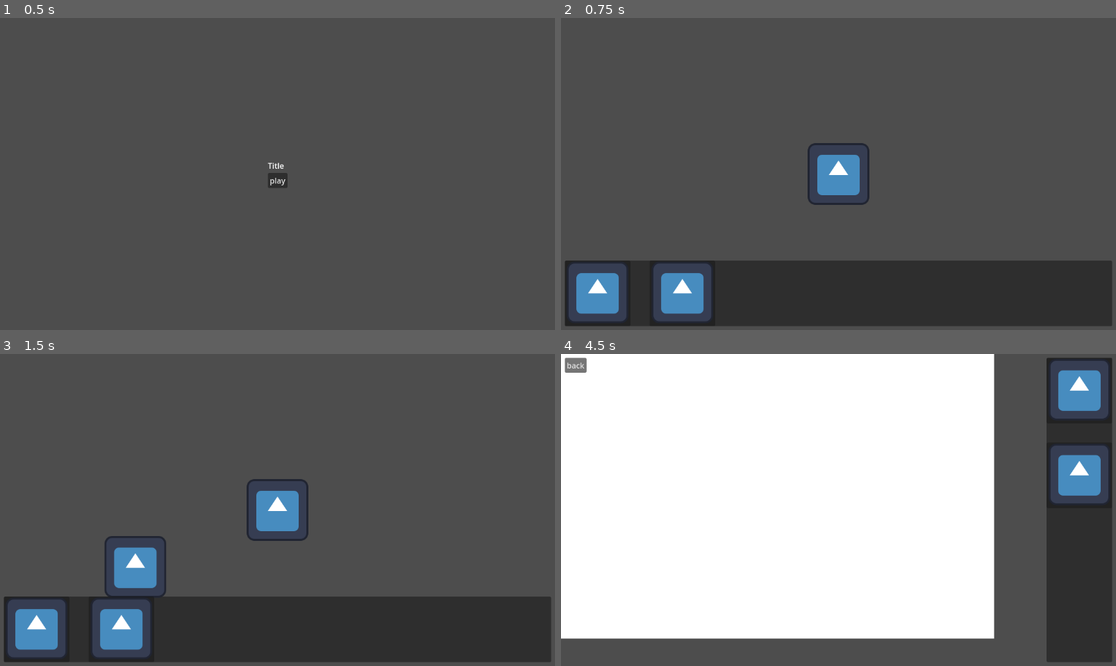
Above: before the commit, frames 1-4 (two rows, left to right).
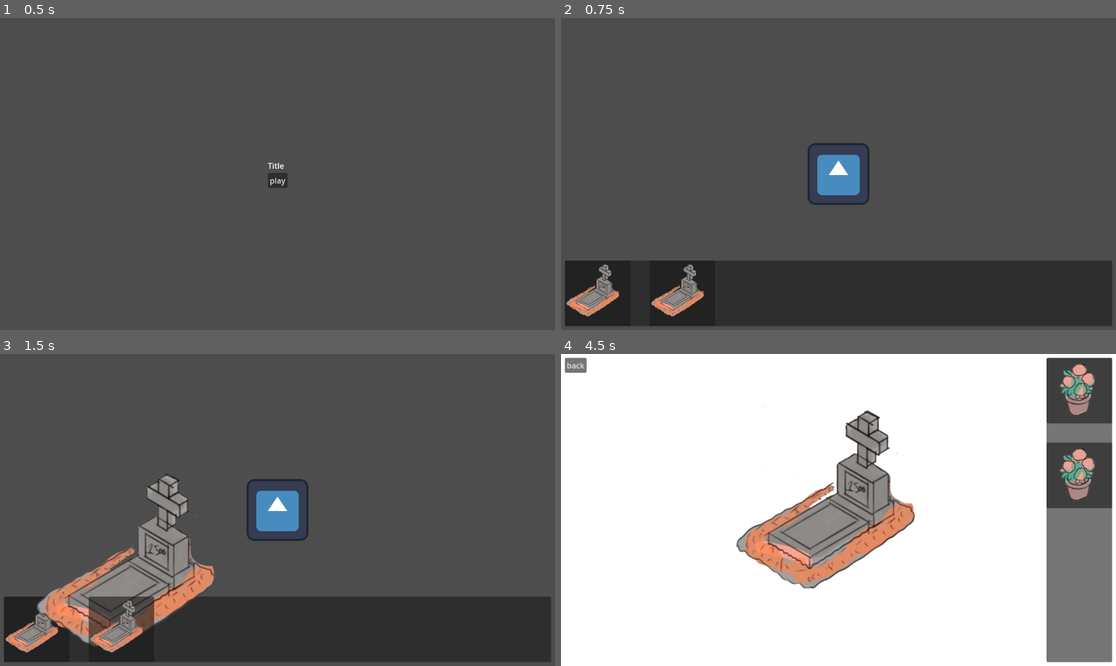
Above: after the commit, the same moments.

Repository: M0G1WARA/game-jam-2025
Game: Godot game, scene res://Scenes/MainMenu/main_menu.tscn
The game is run twice, just before and just after one commit, with the same random seed, the same clock (stepped at 60 frames per second) and the same inputs. The engine's default icon, where the game draws it, is replaced by a stand-in: a white triangle on a blue panel in a dark square.
Inputs (mouse positions are in pixels of both pictures, inside the frame that each line leads up to):
- Up to frame 1 (0.5 s): no input
- Up to frame 2 (0.75 s): click "play" at 0.5 s
- Up to frame 3 (1.5 s): tap Enter (ui_accept) at 1.25 s; drag from (38, 628) to (333, 441) at 1.27 s
- Up to frame 4 (4.5 s): drag from (683, 628) to (882, 425) at 2.02 s; move the mouse to (894, 441) at 2.77 s; hold Right (ui_right) 2.78-3.5 s; click (894, 441) at 2.92 s; drag from (810, 572) to (738, 407) at 3.52 s; tap Enter (ui_accept) at 4.25 s; move the mouse to (1005, 556) at 4.27 s; hold Left (ui_left) from 4.28 s (still down); click (1005, 556) at 4.42 s

Frame 1 is identical in both runs. In frame 2, 3.9% of the frame differs, in the area x 1-28%, y 78-98%; in frame 3, 9.3%; in frame 4, 35%, in the area x 0-100%, y 0-100%.

Commit message:
Add images

Diff:
--- a/Scenes/Decoration/decoration.gd
+++ b/Scenes/Decoration/decoration.gd
@@ -1,4 +1,47 @@
-extends Node2D
+extends CanvasLayer
+
+var instanced_children: Dictionary = {}
+var object_scene = preload("res://Scenes/Object/object.tscn")
+var current_id: int = -1
+
+
+func _ready():
+	self.visibility_changed.connect(_on_visibility_changed)
 
 func set_data(data):
-	print("ID recibido: ", data["id"])
+	current_id = data.get("id", -1)
+	instanced_children[current_id] = instanced_children.get(current_id, [])
+
+func clear_objects():
+	for child in get_children():
+		if child.name == "ColorRect" or child.name == "Grave":
+			continue
+		child.queue_free()
+
+func save_objects():
+	if current_id == -1 or !instanced_children.has(current_id):
+		return
+	instanced_children[current_id] = []
+	for child in get_children():
+		if child.name == "ColorRect" or child.name == "Grave":
+			continue
+		instanced_children[current_id].append(child.position)
+
+func load_objects():
+	var objetos = instanced_children.get(current_id, [])
+	if objetos.is_empty() or current_id == -1:
+		return
+
+	for pos in objetos:
+		var new_object = object_scene.instantiate()
+		new_object.position = pos
+		add_child(new_object)
+
+
+func _on_visibility_changed():
+	if visible:
+		clear_objects()
+		await get_tree().process_frame
+		load_objects()
+	else:
+		save_objects()
--- a/Scenes/Decoration/decoration.tscn
+++ b/Scenes/Decoration/decoration.tscn
@@ -1,10 +1,18 @@
-[gd_scene load_steps=2 format=3 uid="uid://c0a6tiepq1tuq"]
+[gd_scene load_steps=3 format=3 uid="uid://c0a6tiepq1tuq"]
 
 [ext_resource type="Script" uid="uid://dlkmpf0uqrwqg" path="res://Scenes/Decoration/decoration.gd" id="1_4ki4x"]
+[ext_resource type="Texture2D" uid="uid://bthjlrrs7afg1" path="res://Assets/Images/grave.png" id="2_8mlsl"]
 
-[node name="Decoration" type="Node2D"]
+[node name="Decoration" type="CanvasLayer"]
 script = ExtResource("1_4ki4x")
 
 [node name="ColorRect" type="ColorRect" parent="."]
-offset_right = 1126.0
-offset_bottom = 625.0
+anchors_preset = 15
+anchor_right = 1.0
+anchor_bottom = 1.0
+grow_horizontal = 2
+grow_vertical = 2
+
+[node name="Grave" type="Sprite2D" parent="."]
+position = Vector2(569, 312)
+texture = ExtResource("2_8mlsl")
--- a/Scenes/Game/game.tscn
+++ b/Scenes/Game/game.tscn
@@ -8,12 +8,12 @@
 [node name="Game" type="Node2D"]
 script = ExtResource("1_qikps")
 
-[node name="HUD" parent="." instance=ExtResource("2_qxfds")]
+[node name="Node2D" type="Node2D" parent="."]
 
 [node name="Player" parent="." instance=ExtResource("1_mv0hc")]
 position = Vector2(596, 358)
 
-[node name="Node2D" type="Node2D" parent="."]
-
 [node name="Decoration" parent="." instance=ExtResource("4_i1e5p")]
 visible = false
+
+[node name="HUD" parent="." instance=ExtResource("2_qxfds")]
--- a/Scenes/Grave/grave.tscn
+++ b/Scenes/Grave/grave.tscn
@@ -1,7 +1,7 @@
 [gd_scene load_steps=5 format=3 uid="uid://cmubliqqowr7d"]
 
-[ext_resource type="Texture2D" uid="uid://bv3n8pewrt5kc" path="res://icon.svg" id="1_gppl4"]
 [ext_resource type="Script" uid="uid://db3t14u60j2xi" path="res://Scenes/Grave/grave.gd" id="1_hnudw"]
+[ext_resource type="Texture2D" uid="uid://bthjlrrs7afg1" path="res://Assets/Images/grave.png" id="2_hnudw"]
 
 [sub_resource type="RectangleShape2D" id="RectangleShape2D_hnudw"]
 
@@ -20,8 +20,9 @@
 scale = Vector2(20, 20)
 shape = SubResource("CircleShape2D_jjkqu")
 
-[node name="Icon" type="Sprite2D" parent="."]
-texture = ExtResource("1_gppl4")
+[node name="Grave" type="Sprite2D" parent="."]
+position = Vector2(12, -53)
+texture = ExtResource("2_hnudw")
 
 [node name="Label" type="Label" parent="."]
 visible = false
--- a/Scenes/HUD/hud.gd
+++ b/Scenes/HUD/hud.gd
@@ -1,8 +1,36 @@
 extends CanvasLayer
 
 @export var is_horizontal: bool = true
+const OBJECT_PANEL_SCENE = preload("res://Scenes/ObjectPanel/object_panel.tscn")
+
+var panel_data_h = [
+	{
+		"scene_to_instance": preload("res://Scenes/Grave/grave.tscn"),
+		"preview_texture": preload("res://Assets/Images/grave.png")
+	},
+	{
+		"scene_to_instance": preload("res://Scenes/Grave/grave.tscn"),
+		"preview_texture": preload("res://Assets/Images/grave.png")
+	},
+]
+
+var panel_data_v = [
+	{
+		"scene_to_instance": preload("res://Scenes/Object/object.tscn"),
+		"preview_texture": preload("res://Assets/Images/flor.png")
+	},
+	{
+		"scene_to_instance": preload("res://Scenes/Object/object.tscn"),
+		"preview_texture": preload("res://Assets/Images/flor.png")
+	},
+]
+
+@onready var flow_containerH = $MarginContainer/HPanel/FlowContainer
+@onready var flow_containerV = $MarginContainer/VPanel/FlowContainer
 
 func _ready():
+	create_object_panels()
+
 	if is_horizontal:
 		$MarginContainer/HPanel.show()
 	else:
@@ -23,3 +51,16 @@
 		$MarginContainer/HPanel.hide()
 		$MarginContainer/VPanel.show()
 		$MarginContainer/BackButton.show()
+
+func create_object_panels():
+	for data in panel_data_h:
+		var new_panel = OBJECT_PANEL_SCENE.instantiate()
+		new_panel.scene_to_instance = data.scene_to_instance
+		new_panel.preview_texture = data.preview_texture
+		flow_containerH.add_child(new_panel)
+
+	for data in panel_data_v:
+		var new_panel = OBJECT_PANEL_SCENE.instantiate()
+		new_panel.scene_to_instance = data.scene_to_instance
+		new_panel.preview_texture = data.preview_texture
+		flow_containerV.add_child(new_panel)
--- a/Scenes/HUD/hud.tscn
+++ b/Scenes/HUD/hud.tscn
@@ -1,7 +1,6 @@
-[gd_scene load_steps=3 format=3 uid="uid://d0v2ab5c0mnge"]
+[gd_scene load_steps=2 format=3 uid="uid://d0v2ab5c0mnge"]
 
 [ext_resource type="Script" uid="uid://b3lhgng8n7yq4" path="res://Scenes/HUD/hud.gd" id="1_5aai8"]
-[ext_resource type="PackedScene" uid="uid://dlful4wtjgk0l" path="res://Scenes/ObjectPanel/object_panel.tscn" id="1_33i1w"]
 
 [node name="HUD" type="CanvasLayer"]
 script = ExtResource("1_5aai8")
@@ -29,12 +28,6 @@
 offset_bottom = 40.0
 theme_override_constants/v_separation = 40
 
-[node name="ObjectPanel" parent="MarginContainer/VPanel/FlowContainer" instance=ExtResource("1_33i1w")]
-layout_mode = 2
-
-[node name="ObjectPanel2" parent="MarginContainer/VPanel/FlowContainer" instance=ExtResource("1_33i1w")]
-layout_mode = 2
-
 [node name="HPanel" type="Panel" parent="MarginContainer"]
 visible = false
 custom_minimum_size = Vector2(0, 136)
@@ -48,12 +41,6 @@
 theme_override_constants/h_separation = 40
 vertical = true
 
-[node name="ObjectPanel" parent="MarginContainer/HPanel/FlowContainer" instance=ExtResource("1_33i1w")]
-layout_mode = 2
-
-[node name="ObjectPanel2" parent="MarginContainer/HPanel/FlowContainer" instance=ExtResource("1_33i1w")]
-layout_mode = 2
-
 [node name="BackButton" type="Button" parent="MarginContainer"]
 visible = false
 layout_mode = 2
--- /dev/null
+++ b/Scenes/Object/object.gd
@@ -0,0 +1,18 @@
+extends StaticBody2D
+
+@onready var object_image = $TextureRect as TextureRect
+
+@export var available_textures: Array[Texture2D] = []
+
+func _ready():
+	assign_image_by_id(0)
+
+	object_image.custom_minimum_size = Vector2(128, 128)
+	object_image.expand_mode = TextureRect.EXPAND_IGNORE_SIZE
+	object_image.stretch_mode = TextureRect.STRETCH_KEEP_ASPECT_CENTERED
+
+func assign_image_by_id(texture_id: int):
+	if texture_id >= 0 and texture_id < available_textures.size():
+		object_image.texture = available_textures[texture_id]
+	else:
+		print("Error: ID de textura '", texture_id, "' fuera de rango.")
--- /dev/null
+++ b/Scenes/Object/object.tscn
@@ -0,0 +1,20 @@
+[gd_scene load_steps=4 format=3 uid="uid://bq7qhmqsk3qfp"]
+
+[ext_resource type="Script" uid="uid://012nsn78lnrf" path="res://Scenes/Object/object.gd" id="1_ocmyd"]
+[ext_resource type="Texture2D" uid="uid://d1qq0l3c77li" path="res://Assets/Images/flor.png" id="2_7isqc"]
+
+[sub_resource type="RectangleShape2D" id="RectangleShape2D_6oa7m"]
+
+[node name="Object" type="StaticBody2D"]
+script = ExtResource("1_ocmyd")
+available_textures = Array[Texture2D]([ExtResource("2_7isqc")])
+
+[node name="CollisionShape2D" type="CollisionShape2D" parent="."]
+shape = SubResource("RectangleShape2D_6oa7m")
+disabled = true
+
+[node name="TextureRect" type="TextureRect" parent="."]
+offset_left = -20.0
+offset_top = -20.0
+offset_right = 20.0
+offset_bottom = 20.0
--- a/Scenes/ObjectPanel/object_panel.gd
+++ b/Scenes/ObjectPanel/object_panel.gd
@@ -3,10 +3,21 @@
 @export var scene_to_instance: PackedScene
 @export var preview_texture: Texture2D
 
+@onready var preview_image = $TextureRect as TextureRect
+
 var is_dragging := false
 var preview: Sprite2D
 
 func _ready():
+	if preview_texture != null:
+		preview_image.texture = preview_texture
+		preview_image.custom_minimum_size = Vector2(128, 128)
+		preview_image.expand_mode = TextureRect.EXPAND_IGNORE_SIZE
+		preview_image.stretch_mode = TextureRect.STRETCH_KEEP_ASPECT_CENTERED
+	else:
+		$Icon.show()
+		$TextureRect.hide()
+
 	preview = Sprite2D.new()
 	preview.texture = preview_texture
 	preview.visible = false
@@ -24,8 +35,10 @@
 					preview.visible = false
 					var new_instance = scene_to_instance.instantiate()
 					new_instance.global_position = get_global_mouse_position()
-					get_owner().get_owner().get_node("Node2D").add_child(new_instance)
-
+					if get_parent().get_parent().name == "HPanel":
+						get_parent().get_parent().get_parent().get_parent().get_parent().get_node("Node2D").add_child(new_instance)
+					else:
+						get_parent().get_parent().get_parent().get_parent().get_parent().get_node("Decoration").add_child(new_instance)
 
 	if event is InputEventMouseMotion and is_dragging:
 		preview.global_position = get_global_mouse_position()
--- a/Scenes/ObjectPanel/object_panel.tscn
+++ b/Scenes/ObjectPanel/object_panel.tscn
@@ -1,19 +1,22 @@
-[gd_scene load_steps=4 format=3 uid="uid://dlful4wtjgk0l"]
+[gd_scene load_steps=3 format=3 uid="uid://dlful4wtjgk0l"]
 
 [ext_resource type="Texture2D" uid="uid://bv3n8pewrt5kc" path="res://icon.svg" id="1_xuri0"]
 [ext_resource type="Script" uid="uid://b33q3jqv705jl" path="res://Scenes/ObjectPanel/object_panel.gd" id="1_yenqj"]
-[ext_resource type="PackedScene" uid="uid://cmubliqqowr7d" path="res://Scenes/Grave/grave.tscn" id="2_yenqj"]
 
 [node name="ObjectPanel" type="Panel"]
 custom_minimum_size = Vector2(136, 136)
 offset_right = 40.0
 offset_bottom = 40.0
 script = ExtResource("1_yenqj")
-scene_to_instance = ExtResource("2_yenqj")
-preview_texture = ExtResource("1_xuri0")
 
 [node name="Icon" type="Sprite2D" parent="."]
+visible = false
 position = Vector2(68, 66)
 texture = ExtResource("1_xuri0")
 
+[node name="TextureRect" type="TextureRect" parent="."]
+layout_mode = 0
+offset_right = 40.0
+offset_bottom = 40.0
+
 [connection signal="gui_input" from="." to="." method="_on_gui_input"]
Binary file added: Assets/Images/flor.png
Not shown, added: Assets/Images/flor.png.import
Binary file added: Assets/Images/grave.png
Not shown, added: Assets/Images/grave.png.import
Not shown, added: Scenes/Object/object.gd.uid
